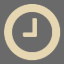
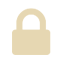
Revision of a layered w=64, h=64 image; what changed, layer by layer:
added layer "Ebene 29" in group "Toolbar" over [12, 8, 51, 55]
hid "Ebene 28" over [4, 4, 61, 61]
hid "Hintergrund" over [0, 0, 64, 64]
